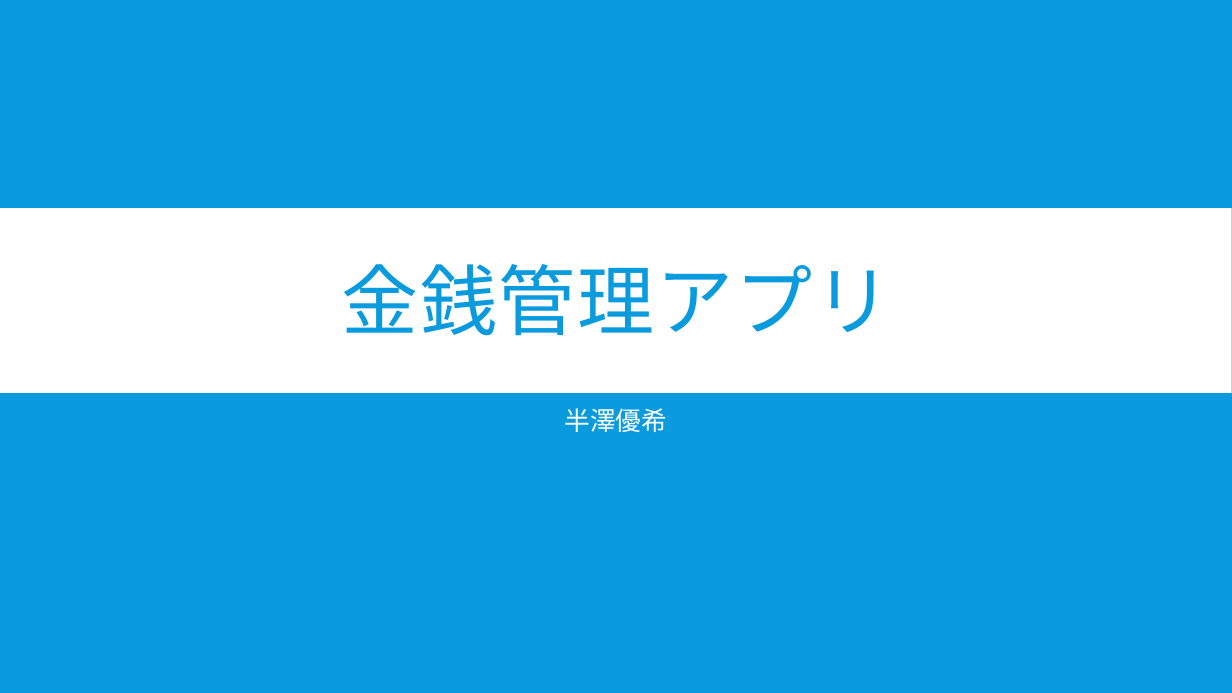
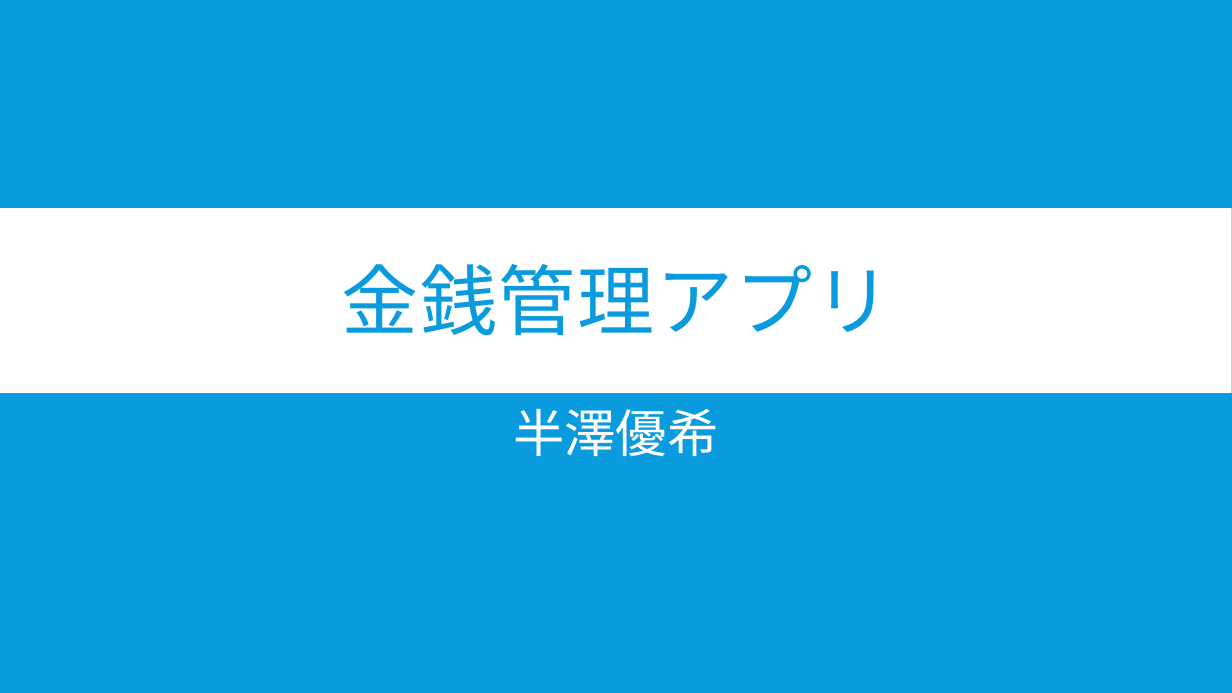
Before and after one commit to hanzawayuki/mobile, a slide deck: slide 1 of 金銭管理アプリ.pptx. Drawn at 1232x693 pixels with LibreOffice and Linux fonts; fonts in the diff are those of the drawing. Boxes give left, top, right and bottom in pixels: in the first picture for what was removed or moved away, otherwise in the second. Text is boxed around its words. In the diff, an @@ line names an element or a change of style, - is before the commit and + after.

```diff
--- a/金銭管理アプリ.pptx
+++ b/金銭管理アプリ.pptx
@@ subtitle "半澤優希" at (x1=513, y1=408, x2=718, y2=457): size 20 to 40 pt @@
```
Also in this commit, not shown: 3 other slides changed, 3 slides added, 1 slide removed.
